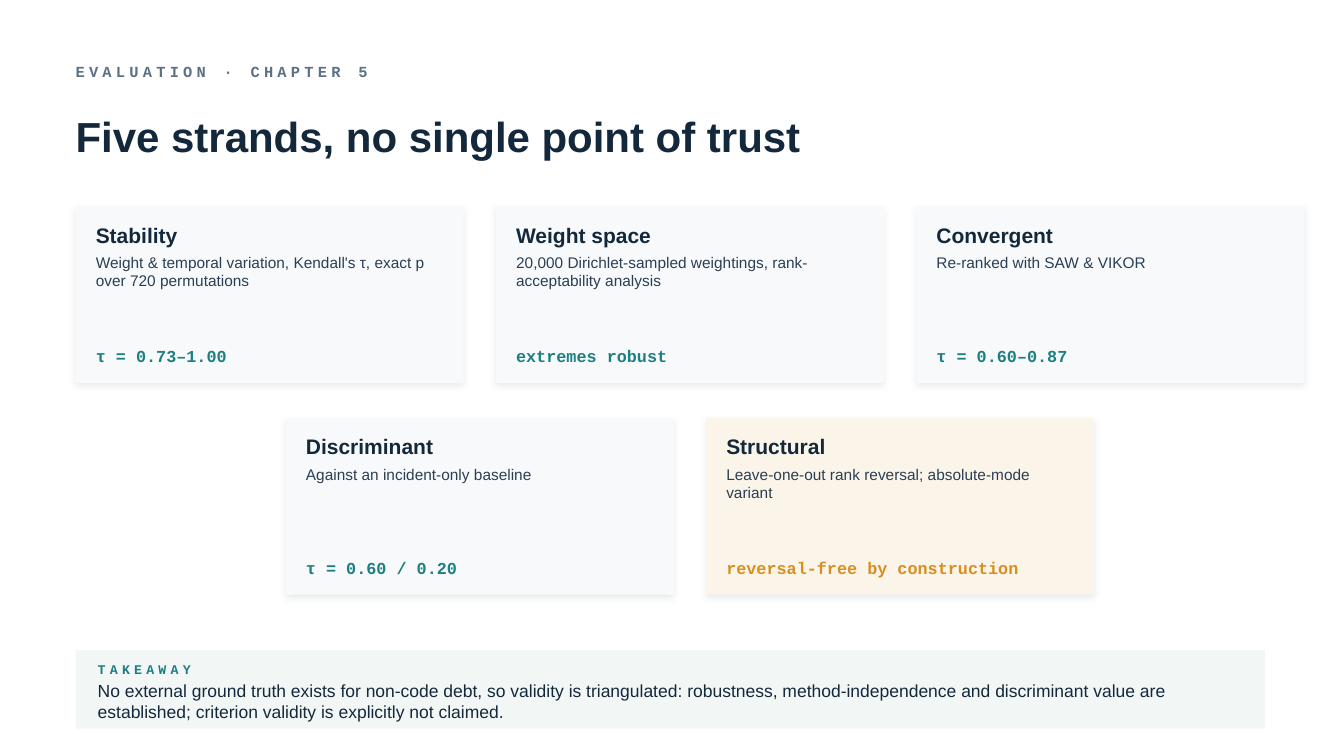
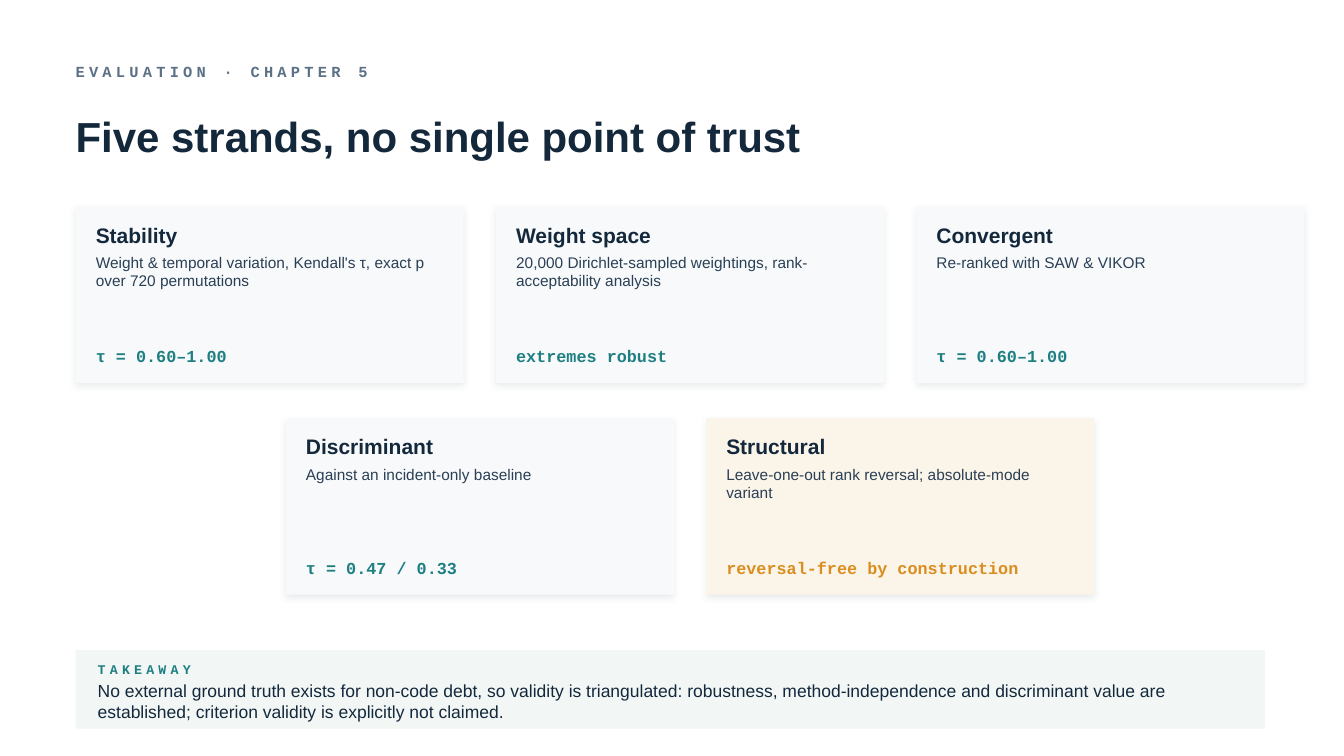
Before and after one commit to TobiZeier/MScProject, a slide deck: slide 8 of presentation/defense.pptx. Drawn at 1344x756 pixels with LibreOffice and Linux fonts; fonts in the diff are those of the drawing. Boxes give left, top, right and bottom in pixels: in the first picture for what was removed or moved away, otherwise in the second. Text is boxed around its words. In the diff, an @@ line names an element or a change of style, - is before the commit and + after.

```diff
--- a/presentation/defense.pptx
+++ b/presentation/defense.pptx
@@ text at [96, 350, 227, 362]: text changed @@
-τ = 0.73–1.00
+τ = 0.60–1.00
@@ text at [936, 350, 1068, 362]: text changed @@
-τ = 0.60–0.87
+τ = 0.60–1.00
@@ text at [306, 562, 457, 574]: text changed @@
-τ = 0.60 / 0.20
+τ = 0.47 / 0.33
```
Also in this commit, not shown: 10 other slides changed, 24 other files.
